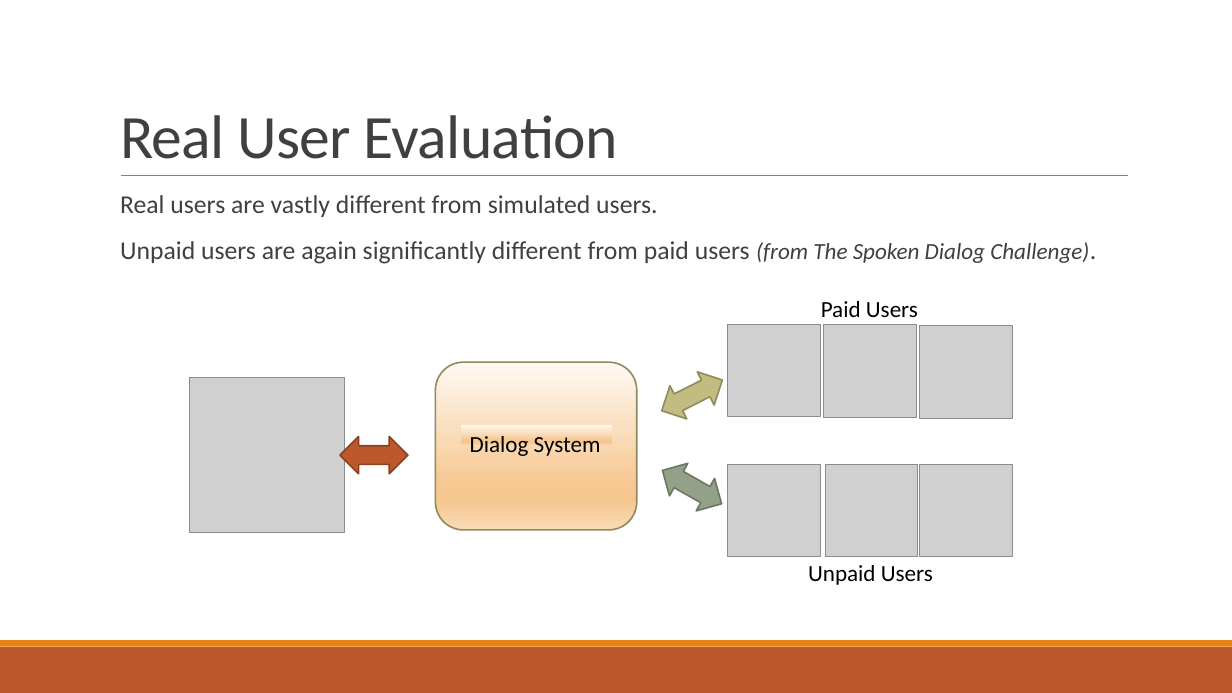
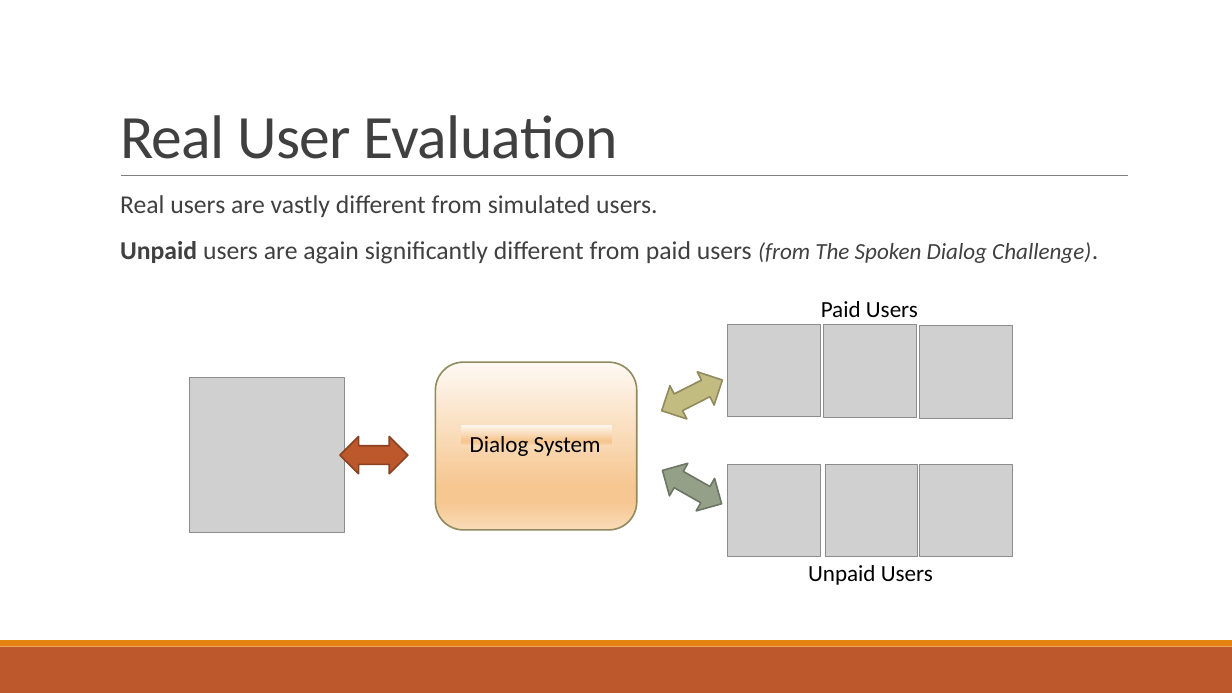
Before and after one commit to xiul-msr/e2e_dialog_challenge, a slide deck: slide 6 of slides/MS_dialog_challenge_result_outlook_sungjin.pptx (slide 7 before the commit). Drawn at 1232x693 pixels with LibreOffice and Linux fonts; fonts in the diff are those of the drawing; grey boxes stand for pictures. Boxes give left, top, right and bottom in pixels: in the first picture for what was removed or moved away, otherwise in the second. Text is boxed around its words. In the diff, an @@ line names an element or a change of style, - is before the commit and + after.

```diff
--- a/slides/MS_dialog_challenge_result_outlook_sungjin.pptx
+++ b/slides/MS_dialog_challenge_result_outlook_sungjin.pptx
@@ text at bbox=[120, 241, 1091, 264]: bold on in "Unpaid" @@
```
Also in this commit, not shown: 6 other slides changed.
